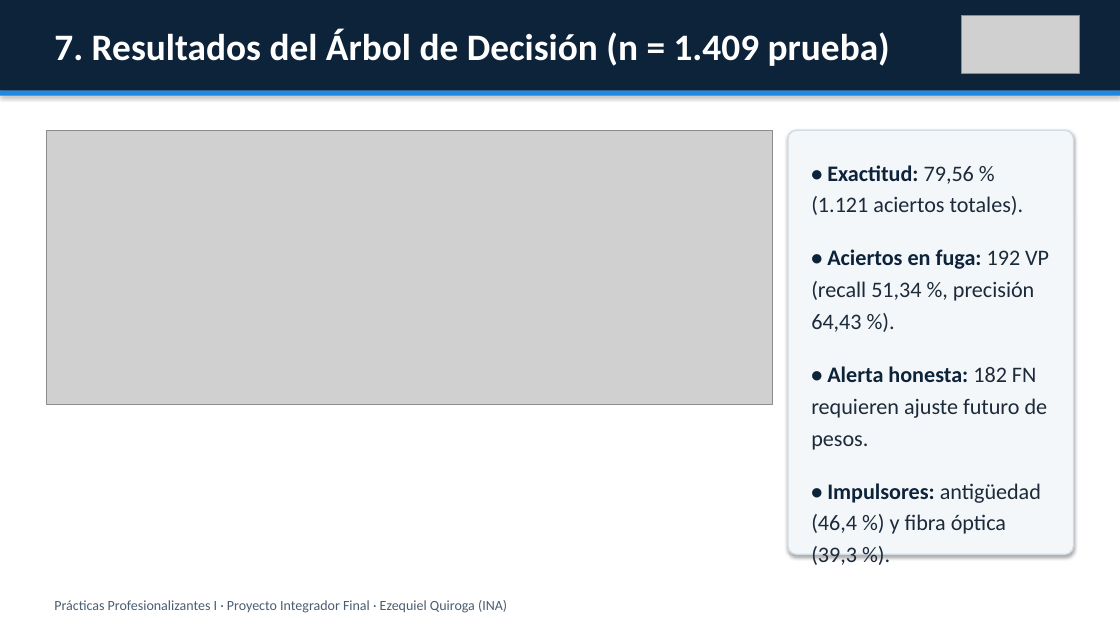
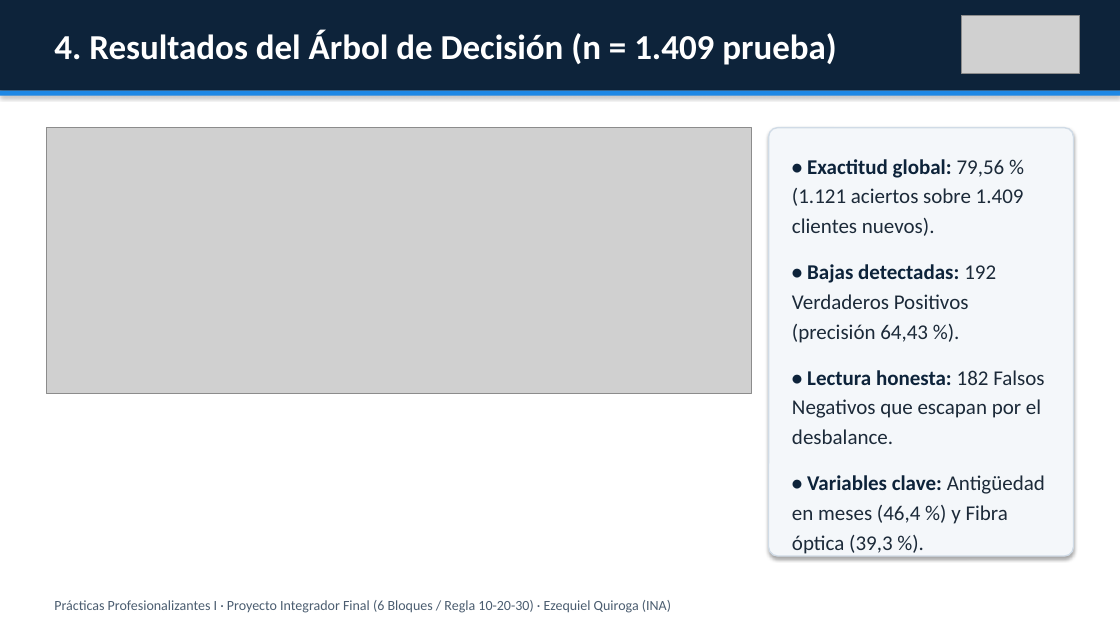
Before and after one commit to eze2307/proyecto-integrador-final-churn-ia, a slide deck: slide 5 of presentacion/Presentacion_Final_Ezequiel_Quiroga_INA.pptx (slide 8 before the commit). Drawn at 1120x630 pixels with LibreOffice and Linux fonts; fonts in the diff are those of the drawing; grey boxes stand for pictures. Boxes give left, top, right and bottom in pixels: in the first picture for what was removed or moved away, otherwise in the second. Text is boxed around its words. In the diff, an @@ line names an element or a change of style, - is before the commit and + after.

Commit message:
refactor(presentacion): sintetizar defensa en 6 diapositivas (6 bloques Clase 14)

```diff
--- a/presentacion/Presentacion_Final_Ezequiel_Quiroga_INA.pptx
+++ b/presentacion/Presentacion_Final_Ezequiel_Quiroga_INA.pptx
@@ text at bbox=[54, 30, 836, 65]: text changed; size 32 to 30 pt @@
-7. Resultados del Árbol de Decisión (n = 1.409 prueba)
+4. Resultados del Árbol de Decisión (n = 1.409 prueba)
@@ picture: place and size @@
-picture at bbox=[46, 130, 773, 404]
+picture at bbox=[46, 128, 752, 394]
@@ rounded rectangle: place and size @@
-rounded rectangle at bbox=[788, 130, 1074, 555]
+rounded rectangle at bbox=[769, 128, 1074, 556]
@@ text at bbox=[792, 159, 1045, 554]: text changed; size 19 to 18 pt @@
-• Exactitud: 79,56 % (1.121 aciertos totales).
-• Aciertos en fuga: 192 VP (recall 51,34 %, precisión 64,43 %).
-• Alerta honesta: 182 FN requieren ajuste futuro de pesos.
-• Impulsores: antigüedad (46,4 %) y fibra óptica (39,3 %).
+• Exactitud global: 79,56 % (1.121 aciertos sobre 1.409 clientes nuevos).
+• Bajas detectadas: 192 Verdaderos Positivos (precisión 64,43 %).
+• Lectura honesta: 182 Falsos Negativos que escapan por el desbalance.
+• Variables clave: Antigüedad en meses (46,4 %) y Fibra óptica (39,3 %).
@@ text at bbox=[54, 600, 671, 613]: text changed @@
-Prácticas Profesionalizantes I · Proyecto Integrador Final · Ezequiel Quiroga (INA)
+Prácticas Profesionalizantes I · Proyecto Integrador Final (6 Bloques / Regla 10-20-30) · Ezequiel Quiroga (INA)
```
Also in this commit, not shown: 4 other slides changed, 4 slides removed, 1 other file.
